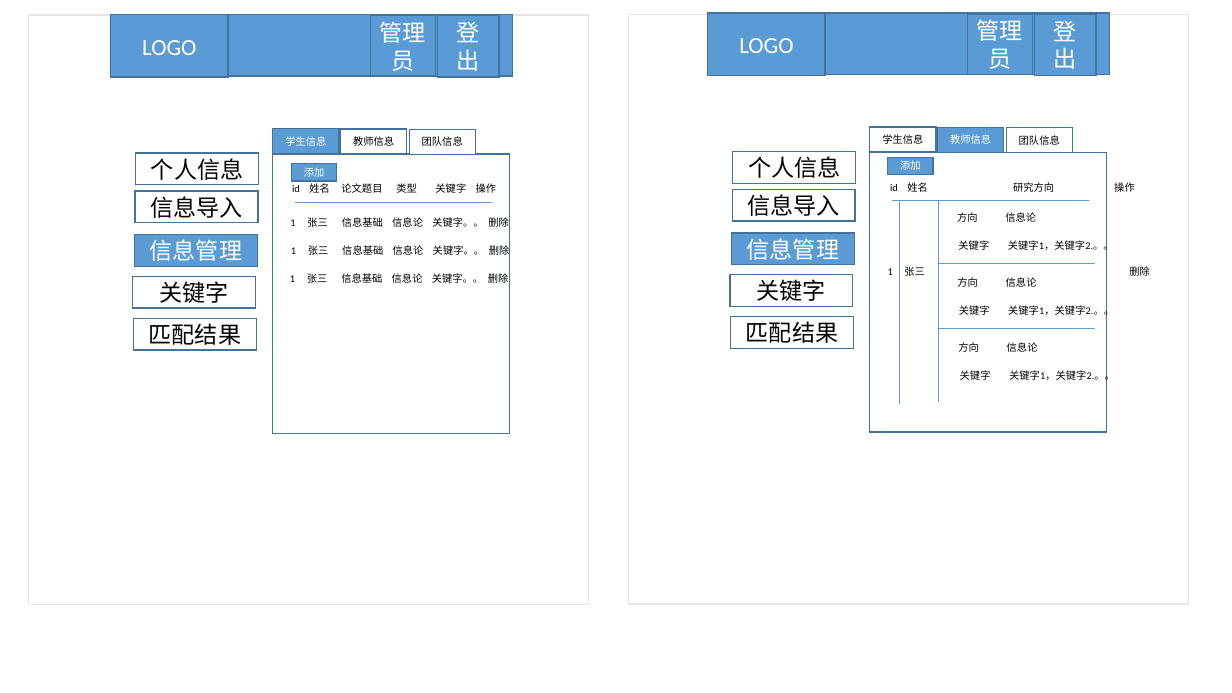
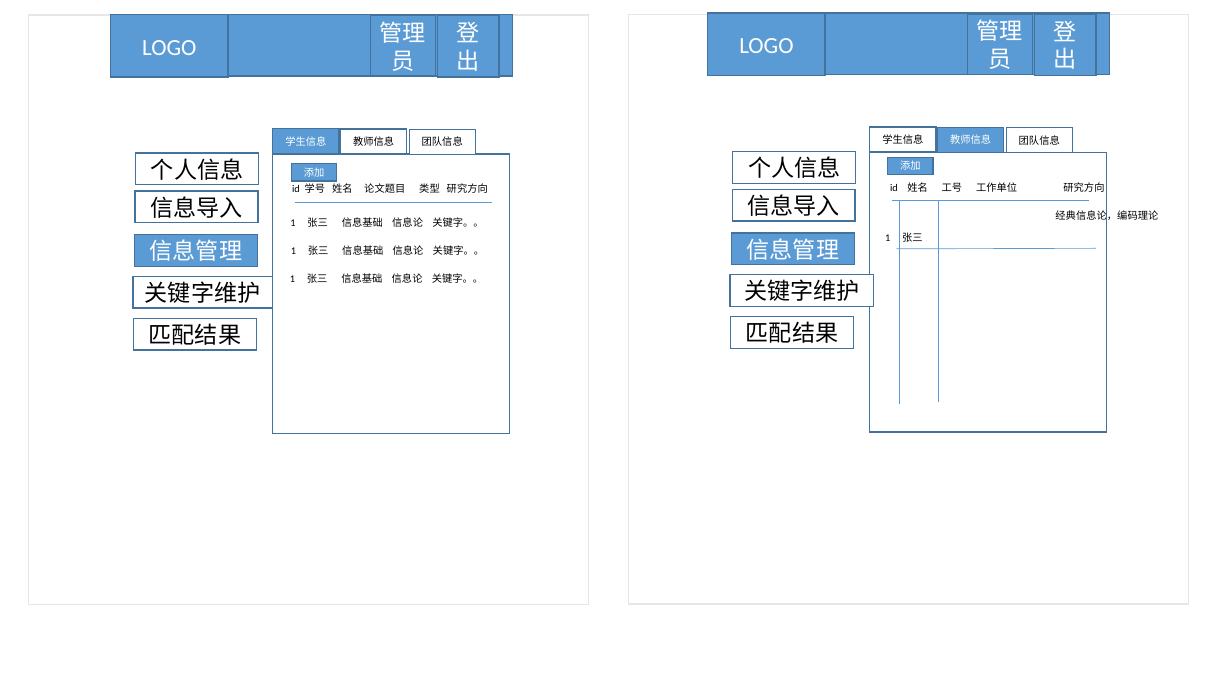
Before and after one commit to soyal/Work, a slide deck: slide 6 of api/论文管理系统.pptx. Drawn at 1232x693 pixels with LibreOffice and Linux fonts; fonts in the diff are those of the drawing. Boxes give left, top, right and bottom in pixels: in the first picture for what was removed or moved away, otherwise in the second. Text is boxed around its words. In the diff, an @@ line names an element or a change of style, - is before the commit and + after.

Commit message:
update ppt

```diff
--- a/api/论文管理系统.pptx
+++ b/api/论文管理系统.pptx
@@ text at [292,183,488,193]: text changed @@
-id 姓名 论文题目 类型 关键字 操作
+id 学号 姓名 论文题目 类型 研究方向
@@ text at [890,182,1104,192]: text changed @@
-id 姓名 研究方向 操作
+id 姓名 工号 工作单位 研究方向
@@ text at [1055,208,1158,222]: text changed @@
-方向 信息论
+经典信息论，编码理论
@@ text at [290,217,483,227]: text changed @@
-1 张三 信息基础 信息论 关键字。。 删除
+1 张三 信息基础 信息论 关键字。。
@@ text "1 张三": place and size @@
-text "1 张三" at [888,266,925,276]
+text "1 张三" at [885,232,923,242]
@@ text removed at [958,239,1114,253] @@
-关键字 关键字1，关键字2.。。
@@ text at [291,245,484,255]: text changed @@
-1 张三 信息基础 信息论 关键字。。 删除
+1 张三 信息基础 信息论 关键字。。
@@ line moved from (939, 263) - (1095, 263) to (897, 249) - (1096, 249) @@
@@ text removed at [1129,266,1150,276] @@
-删除
@@ rectangle "关键字维护": place and size @@
-rectangle "关键字维护" at [133,276,256,308]
+rectangle "关键字维护" at [133,276,273,308]
@@ text in rectangle at [145,281,260,303]: text changed @@
-关键字
+关键字维护
@@ text at [290,273,483,283]: text changed @@
-1 张三 信息基础 信息论 关键字。。 删除
+1 张三 信息基础 信息论 关键字。。
@@ rectangle "关键字维护": place and size @@
-rectangle "关键字维护" at [730,274,853,306]
+rectangle "关键字维护" at [730,274,874,306]
@@ text in rectangle at [744,279,859,301]: text changed @@
-关键字
+关键字维护
@@ text removed at [957,277,1037,287] @@
-方向 信息论
@@ line removed from (940, 328) to (1095, 328) @@
@@ text removed at [959,304,1114,318] @@
-关键字 关键字1，关键字2.。。
@@ text removed at [958,342,1038,352] @@
-方向 信息论
@@ text removed at [960,368,1115,382] @@
-关键字 关键字1，关键字2.。。
```
Also in this commit, not shown: 5 other slides changed.
